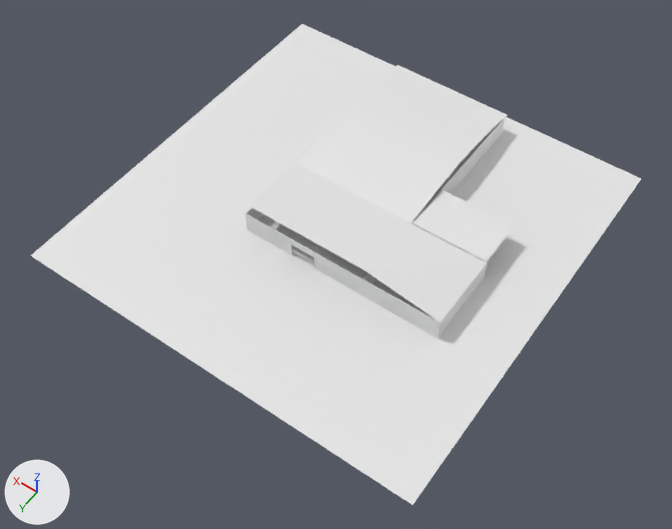
Two versions of the Blender file Modelos-Blender/Gallery.blend, one commit apart.
Camera for both pictures: a 50 mm camera at (-63.6, 92.2, 128.8) aimed at (-3.5, 8.2, -3.3). The lights are fixed; the arrows at lower left show +X, +Y and +Z.

The first picture shows 'Paredes Exteriores', 'Plane', 'Techo'.
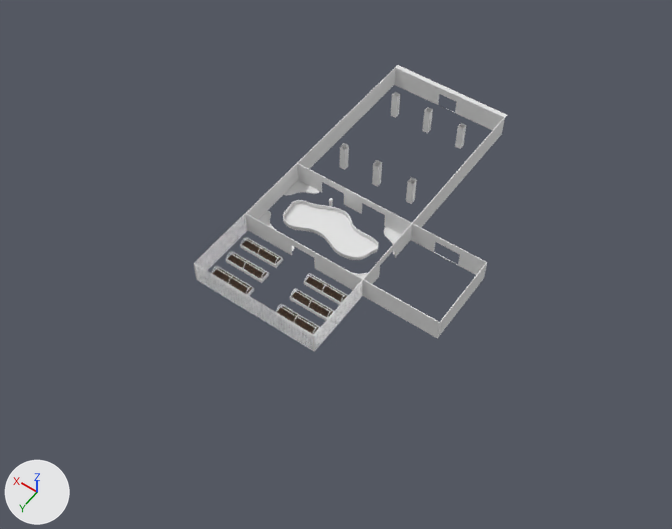
Pixel boxes (x1, y1, x2, y2) of what changed, in the pictures (672 x 529 px):
'Plane', hidden: before (31, 24, 641, 505)
'Techo', hidden: before (246, 68, 514, 322)
'Laguito alto', added: after (283, 200, 379, 260)
'Pared Invernadero', added: after (194, 214, 363, 352)
'MAseta Lago1', added: after (258, 180, 401, 279)
'Tierra.005', added: after (277, 306, 319, 334)
'Tierra.003', added: after (291, 290, 333, 318)
'Tierra.002', added: after (305, 275, 347, 302)
'Tierra.004', added: after (212, 268, 252, 294)
'Tierra.001', added: after (228, 253, 267, 279)
'Tierra', added: after (242, 239, 281, 264)
'maseta.001', added: after (226, 252, 269, 283)
'maseta', added: after (240, 238, 283, 268)
'maseta.003', added: after (290, 289, 334, 321)
'maseta.002', added: after (304, 274, 348, 305)
'maseta.004', added: after (211, 266, 254, 298)
'maseta.005', added: after (275, 305, 320, 337)
'Domo.002', added: after (305, 273, 347, 302)
'Domo.003', added: after (291, 289, 334, 318)
'Domo.004', added: after (212, 266, 253, 295)
'Domo.005', added: after (276, 304, 318, 333)
'Domo.001', added: after (227, 251, 268, 278)
'Domo', added: after (241, 237, 282, 264)
part 1 of me_ceiling, built on: before (246, 164, 486, 322)

The change, as a diff of the scene's bpy script:
```diff
--- a/Modelos-Blender/Gallery.blend.py
+++ b/Modelos-Blender/Gallery.blend.py
@@ me_ceiling @@
 # used by ob_techo; parent = ob_paredes_exteriores; location = (0.0, 0.0, 0.0)
-me_ceiling.from_pydata(...)  # 16 vertices, 7 faces; spans x -15.0..25.0, y 0.0..48.0, z 4.5..7.0
+me_ceiling.from_pydata(...)  # 37 vertices, 21 faces; spans x -15.0..25.0, y 0.0..48.0, z 4.5..6.3
+# me_ceiling part 1
+# 1 vertex is removed from x 25.0, y 48.0, z 7.0
+# 2 faces are deleted
+# 1 vertex moves from x 0.0, y 48.0, z 7.0 to x 0.0, y 48.0, z 4.5
+# 14 vertices are added at x -15.0..0.0, y 34.9..46.1, z 4.5..6.3
+# 8 new vertices lie (25.0, 0.0, 0.0) away from vertices in x 0.0, y 34.9..48.0, z 5.5..7.0
+# 16 new faces join them
@@ ob_plane @@
 ob_plane.scale = (40.0, 40.0, 1.0)
+ob_plane.hide_set(True)
@@ ob_techo @@
 ob_techo.location = (0.0, 0.0, 0.0)
+ob_techo.hide_set(True)
@@ ob_domo_005 @@
+ob_domo_005 = bpy.data.objects.new('Domo.005', me_cube_006)  # 392 vertices, 210 faces; spans x -1.0..1.0, y -16.0..15.8, z -70.0..1.0; in mat_material_001 (white #e7e7e7)
+ob_domo_005.location = (-7.0, 24.0, 1.7)
+ob_domo_005.scale = (3.89, 0.0555, 0.0249)
@@ ob_domo_004 @@
+ob_domo_004 = bpy.data.objects.new('Domo.004', me_cube_006.copy())
+ob_domo_004.location = (7.0, 24.0, 1.7)
+ob_domo_004.scale = (3.89, 0.0555, 0.0249)
@@ ob_domo_003 @@
+ob_domo_003 = bpy.data.objects.new('Domo.003', me_cube_006.copy())
+ob_domo_003.location = (-7.0, 20.0, 1.7)
+ob_domo_003.scale = (3.89, 0.0555, 0.0249)
@@ ob_domo_002 @@
+ob_domo_002 = bpy.data.objects.new('Domo.002', me_cube_006.copy())
+ob_domo_002.location = (-7.0, 16.0, 1.7)
+ob_domo_002.scale = (3.89, 0.0555, 0.0249)
@@ ob_domo_001 @@
+ob_domo_001 = bpy.data.objects.new('Domo.001', me_cube_006.copy())
+ob_domo_001.location = (7.0, 20.0, 1.7)
+ob_domo_001.scale = (3.89, 0.0555, 0.0249)
@@ ob_domo @@
+ob_domo = bpy.data.objects.new('Domo', me_cube_006.copy())
+ob_domo.location = (7.0, 16.0, 1.7)
+ob_domo.scale = (3.89, 0.0555, 0.0249)
@@ ob_tierra_005 @@
+ob_tierra_005 = bpy.data.objects.new('Tierra.005', me_plane_022)  # 2145 vertices, 2048 faces; spans x -6.84..0.89, y -0.89..0.89, z 0.77..1.0; in mat_material_003 (picture img_tierra_png)
+ob_tierra_005.location = (-4.0, 24.0, -0.1)
@@ ob_tierra_004 @@
+ob_tierra_004 = bpy.data.objects.new('Tierra.004', me_plane_022.copy())
+ob_tierra_004.location = (10.0, 24.0, -0.1)
@@ ob_tierra_003 @@
+ob_tierra_003 = bpy.data.objects.new('Tierra.003', me_plane_022.copy())
+ob_tierra_003.location = (-4.0, 20.0, -0.1)
@@ ob_tierra_002 @@
+ob_tierra_002 = bpy.data.objects.new('Tierra.002', me_plane_022.copy())
+ob_tierra_002.location = (-4.0, 16.0, -0.1)
@@ ob_tierra_001 @@
+ob_tierra_001 = bpy.data.objects.new('Tierra.001', me_plane_022.copy())
+ob_tierra_001.location = (10.0, 20.0, -0.1)
@@ ob_tierra @@
+ob_tierra = bpy.data.objects.new('Tierra', me_plane_022.copy())
+ob_tierra.location = (10.0, 16.0, -0.1)
@@ ob_maseta_005 @@
+ob_maseta_005 = bpy.data.objects.new('maseta.005', me_plane_021)  # 20 vertices, 18 faces; spans x -6.95..1.0, y -1.0..1.0, z 0.0..0.86; in mat_material_001 (white #e7e7e7)
+ob_maseta_005.location = (-4.0, 24.0, 0.0)
@@ ob_maseta_004 @@
+ob_maseta_004 = bpy.data.objects.new('maseta.004', me_plane_021.copy())
+ob_maseta_004.location = (10.0, 24.0, 0.0)
@@ ob_maseta_003 @@
+ob_maseta_003 = bpy.data.objects.new('maseta.003', me_plane_021.copy())
+ob_maseta_003.location = (-4.0, 20.0, 0.0)
@@ ob_maseta_002 @@
+ob_maseta_002 = bpy.data.objects.new('maseta.002', me_plane_021.copy())
+ob_maseta_002.location = (-4.0, 16.0, 0.0)
@@ ob_maseta_001 @@
+ob_maseta_001 = bpy.data.objects.new('maseta.001', me_plane_021.copy())
+ob_maseta_001.location = (10.0, 20.0, 0.0)
@@ ob_maseta @@
+ob_maseta = bpy.data.objects.new('maseta', me_plane_021.copy())
+ob_maseta.location = (10.0, 16.0, 0.0)
@@ ob_laguito_alto @@
+ob_laguito_alto = bpy.data.objects.new('Laguito alto', me_plane_003)  # 280 vertices, 211 faces; spans x -9.2..9.6, y -5.6..2.8, z 0.0..0.9
+ob_laguito_alto.location = (0.0, 5.5, 0.0)
@@ ob_maseta_lago1 @@
+ob_maseta_lago1 = bpy.data.objects.new('MAseta Lago1', me_plane_004)  # 380 vertices, 289 faces; spans x -1.0..24.0, y -14.0..1.0, z 0.0..0.2
+ob_maseta_lago1.location = (-11.5, 12.0, 0.0)
@@ ob_pared_invernadero @@
+ob_pared_invernadero = bpy.data.objects.new('Pared Invernadero', me_plane_005)  # 5986 vertices, 3006 faces; spans x -1.0..336.0, y -1.0..183.0, z 0.0..4.0
+ob_pared_invernadero.location = (-12.6, 13.2, 0.0)
+ob_pared_invernadero.scale = (0.075, 0.075, 1.0)
```
